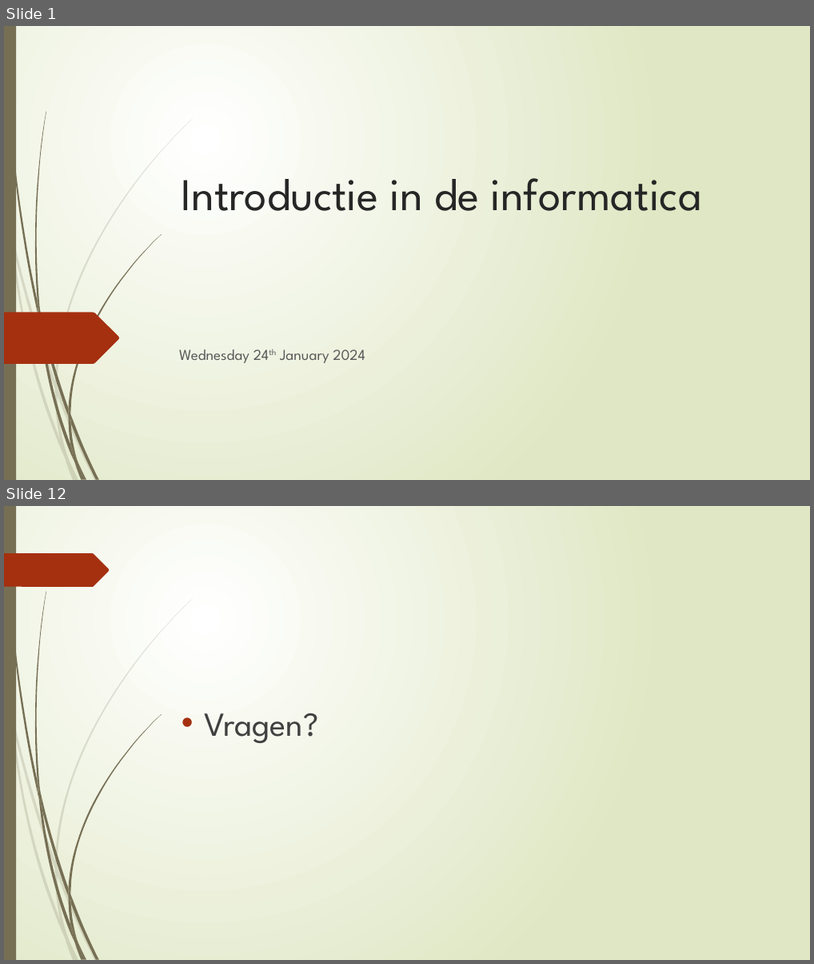
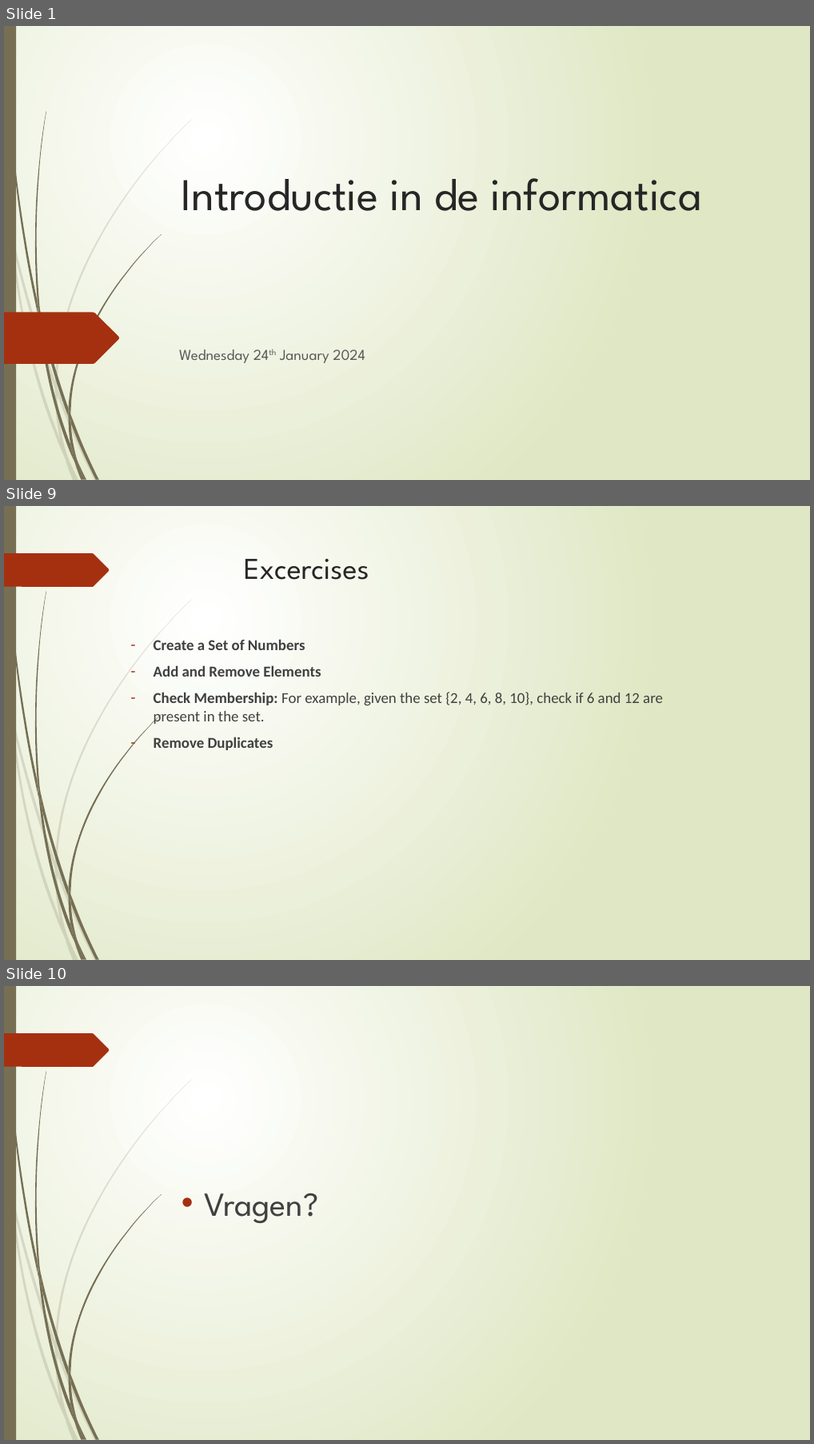
Before and after one commit to widjesh/Inleiding-in-de-Informatica, a slide deck: slides/24th Jan 2024.pptx. Shown one above the other, each under a label of ours: slides 1 and 12 before the commit, slides 1, 9 and 10 after it; the slides between them are not shown. The pictures are 814x964 and 814x1444 pixels, drawn with LibreOffice and Linux fonts; fonts in the diff are those of the drawing. Boxes give left, top, right and bottom in pixels: in the first picture for what was removed or moved away, otherwise in the second. Text is boxed around its words. In the diff, an @@ line names an element or a change of style, - is before the commit and + after.

```diff
--- a/slides/24th Jan 2024.pptx
+++ b/slides/24th Jan 2024.pptx
@@ slide 9 added at bbox=[4, 506, 810, 960], background gradient #FFFFFF to #DFE8C4; not listed: 24 template elements that a slide beside it also shows @@
@@ title added at bbox=[244, 559, 370, 580], 36 pt, text #262626 @@
+Excercises
@@ text added at bbox=[154, 639, 663, 750], 18 pt, text #404040, bold @@
+– Create a Set of Numbers
+– Add and Remove Elements
+– Check Membership: For example, given the set {2, 4, 6, 8, 10}, check if 6 and 12 are present in the set.
+– Remove Duplicates
@@ what was slide 12 is now slide 10 @@
```
Also in this commit, not shown: 7 other slides added, 10 slides removed.
